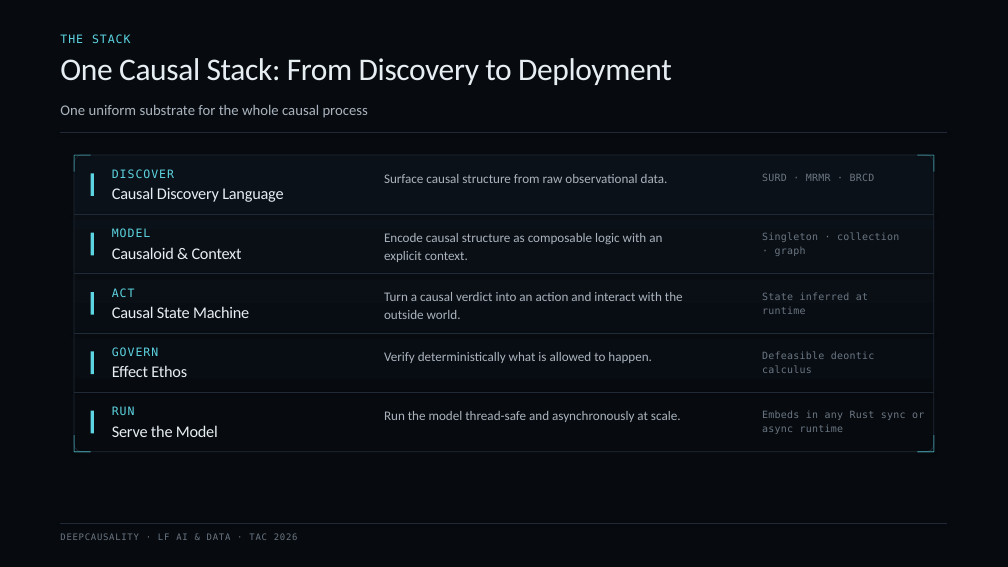
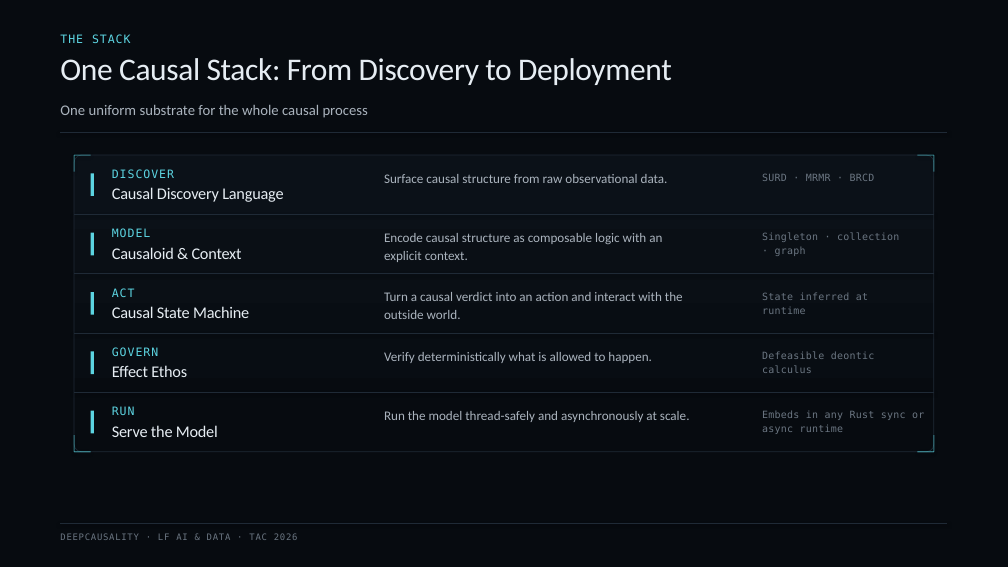
Before and after one commit to deepcausality-rs/deep_causality, a slide deck: slide 8 of docs/LF/slides/LF_2026/DeepCausality_TAC_2026.pptx. Drawn at 1008x567 pixels with LibreOffice and Linux fonts; fonts in the diff are those of the drawing. Boxes give left, top, right and bottom in pixels: in the first picture for what was removed or moved away, otherwise in the second. Text is boxed around its words. In the diff, an @@ line names an element or a change of style, - is before the commit and + after.

```diff
--- a/docs/LF/slides/LF_2026/DeepCausality_TAC_2026.pptx
+++ b/docs/LF/slides/LF_2026/DeepCausality_TAC_2026.pptx
@@ text at bbox=[384, 411, 690, 422]: text changed @@
-Run the model thread-safe and asynchronously at scale.
+Run the model thread-safely and asynchronously at scale.
```
Also in this commit, not shown: 9 other slides changed, 2 other files.
